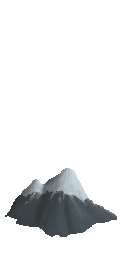
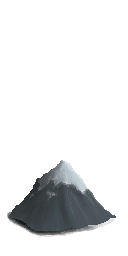
Layered file, before and after one edit (128 x 256). Changes by layer:
hid "mtn 2" over [5, 168, 117, 237]
showed "mtn 1" over [10, 160, 116, 231]
showed "Layer 6" over [7, 211, 115, 237]
